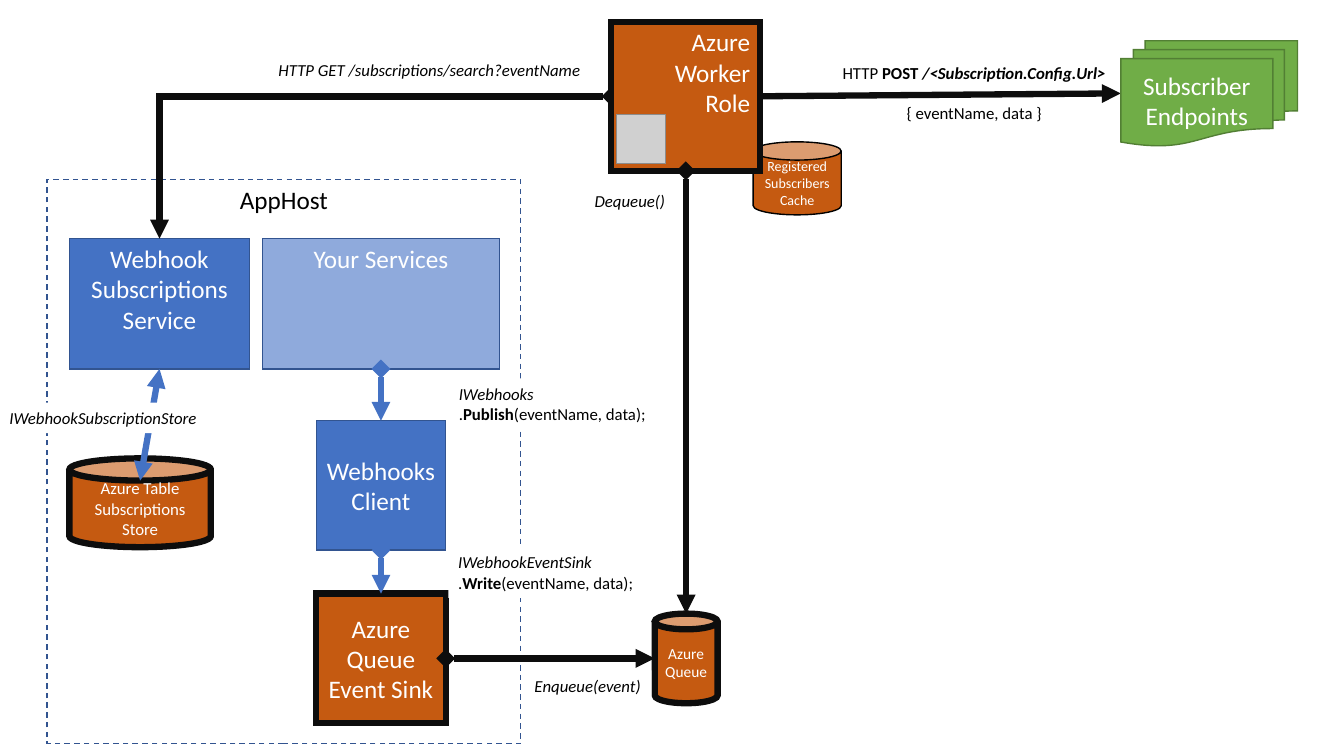
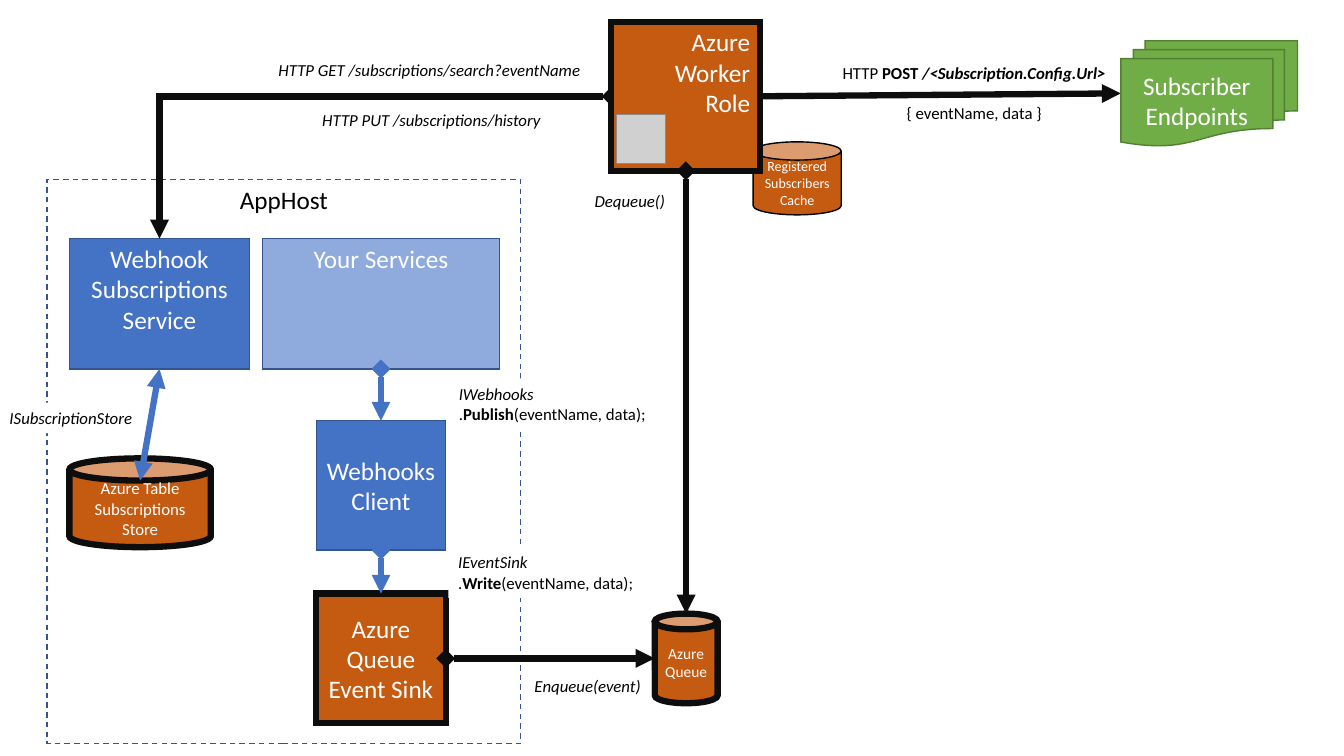
Before and after one commit to jezzsantos/ServiceStack.Webhooks, a slide deck: slide 3 of docs/images/Webhooks.pptx. Drawn at 1344x756 pixels with LibreOffice and Linux fonts; fonts in the diff are those of the drawing; grey boxes stand for pictures. Boxes give left, top, right and bottom in pixels: in the first picture for what was removed or moved away, otherwise in the second. Text is boxed around its words. In the diff, an @@ line names an element or a change of style, - is before the commit and + after.

```diff
--- a/docs/images/Webhooks.pptx
+++ b/docs/images/Webhooks.pptx
@@ text added at bbox=[322, 114, 540, 129], 12 pt, text #000000, italic @@
+HTTP PUT /subscriptions/history
@@ text at bbox=[9, 412, 132, 427]: text changed @@
-IWebhookSubscriptionStore
+ISubscriptionStore
@@ text at bbox=[458, 556, 527, 568]: text changed @@
-IWebhookEventSink
+IEventSink
```
Also in this commit, not shown: 2 other slides changed, 3 other files.
